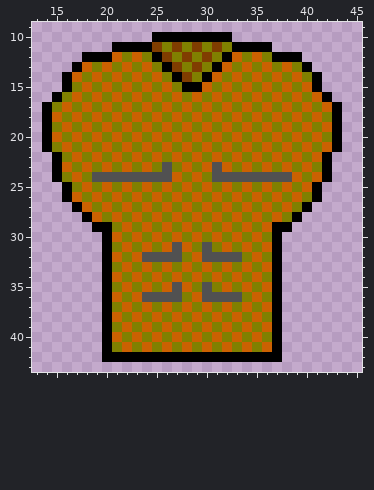
A pixel-art sprite gets an edit: projectRPG/res/drawable-hdpi/bronzenerbrustpanzer.png. This is how it looked before the edit.
The file is 60x60 pixels. Shown: x 13..45, y 9..43.
The result:
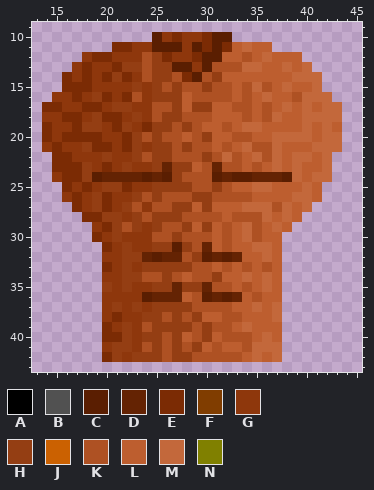
Palette (. is transparent): A #000000  B #515151  C #5a1e01  D #642303  E #7b2b04  F #803d00  G #8e370c  H #943e13  J #cb6101  K #ae5123  L #bd5e2f  M #c3683b  N #808000
Changes in this commit:
Changed rows in their new state; - is an unchanged pixel.
first column x 14:
10 -----------CGEGGECC-----------
11 -------EEGGCCCGCECELMLL-------
12 ----GEEGGGKHEGGECCLLKLMLLL----
13 ---GEGGEHHKHHCCGCKKKMMLLMLM---
14 --EGEGEHEGKHHKECKHLLLLLLLMMM--
15 --EEEGGGGHGHKHKKHKKLKMKLMLLM--
16 -GGEGHEGEKGHHHLKKKKLKLMLLKMMM-
17 EEGGEEGHHGGKKHLHHLLKKLKLMLMLMM
18 GGEEGHEEGHGKHHKKKLLLKLKMLLMMMM
19 EGGEHHGEHGEHHKHKLLKLMMLLLLMLML
20 EGEEEEGGEHKHKKLKHLLKKLLMMMMLMM
21 GEGGHEEGEHGHHKHKKLKLMKKMLLLMMM
22 -EEGGGHGGHKHHKKKHKMKLMKMLMMLM-
23 -EEEHGEGHGGHDHHLKDKKLKLMLMLLM-
24 -GEEHCDDDDCDCHKKKCDCCDDDCMLMM-
25 --EGEGHHEGGHHHHKKHKLLMMLLLML--
26 --GEGHEGGHKHKKKHHKKKKLLLLMML--
27 ---EGHEGHKGKKHHLHLLLMMMKMLM---
28 ----EEHHGHKHHHKKKKLKKKMLML----
29 -----GEHKHGHKKHLHLKLMKLML-----
30 -----EGHGGGKKHKKKLKLMKLL------
31 ------EGHGGHHCHKDLKLLMML------
32 ------GGHHDCDDKHCDCDLLML------
33 ------EGHGHHHHHKKLKLKLKL------
34 ------GGHHKKHKLKKHLLMLML------
35 ------HGHGGHHDHHDKKLKLML------
36 ------GGGGCDDDLKCDCDLKLL------
37 ------GHGHGHHHHKKKKLLMLM------
38 ------GEGGHHKHKHLLKKLLLM------
39 ------EGHGKHHHHKHKKLMLLL------
40 ------EEHGHHKHLKHLKKKLML------
41 ------GHHGKHKHKHLKLLKMMM------
42 ------EHGHHHKHHKKKKKLMLM------
